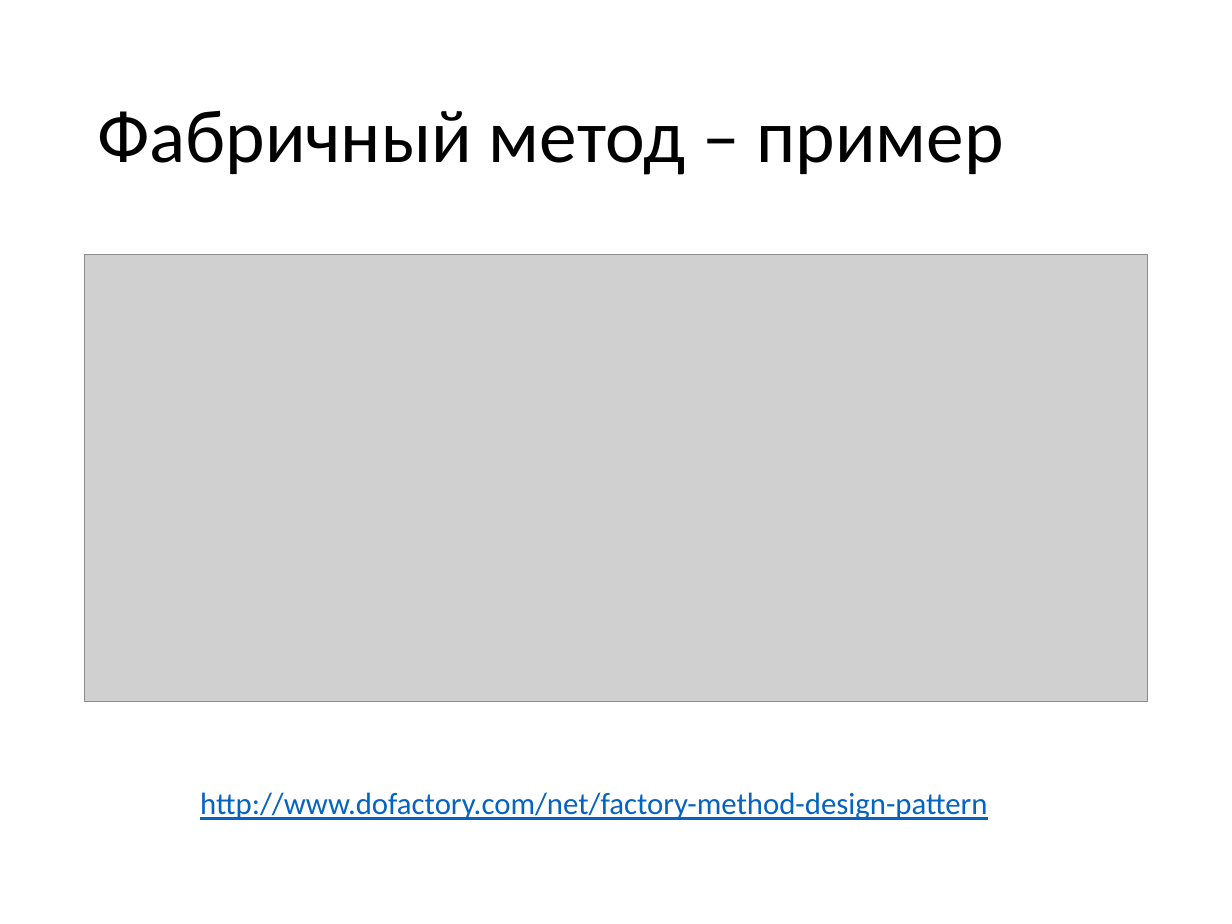
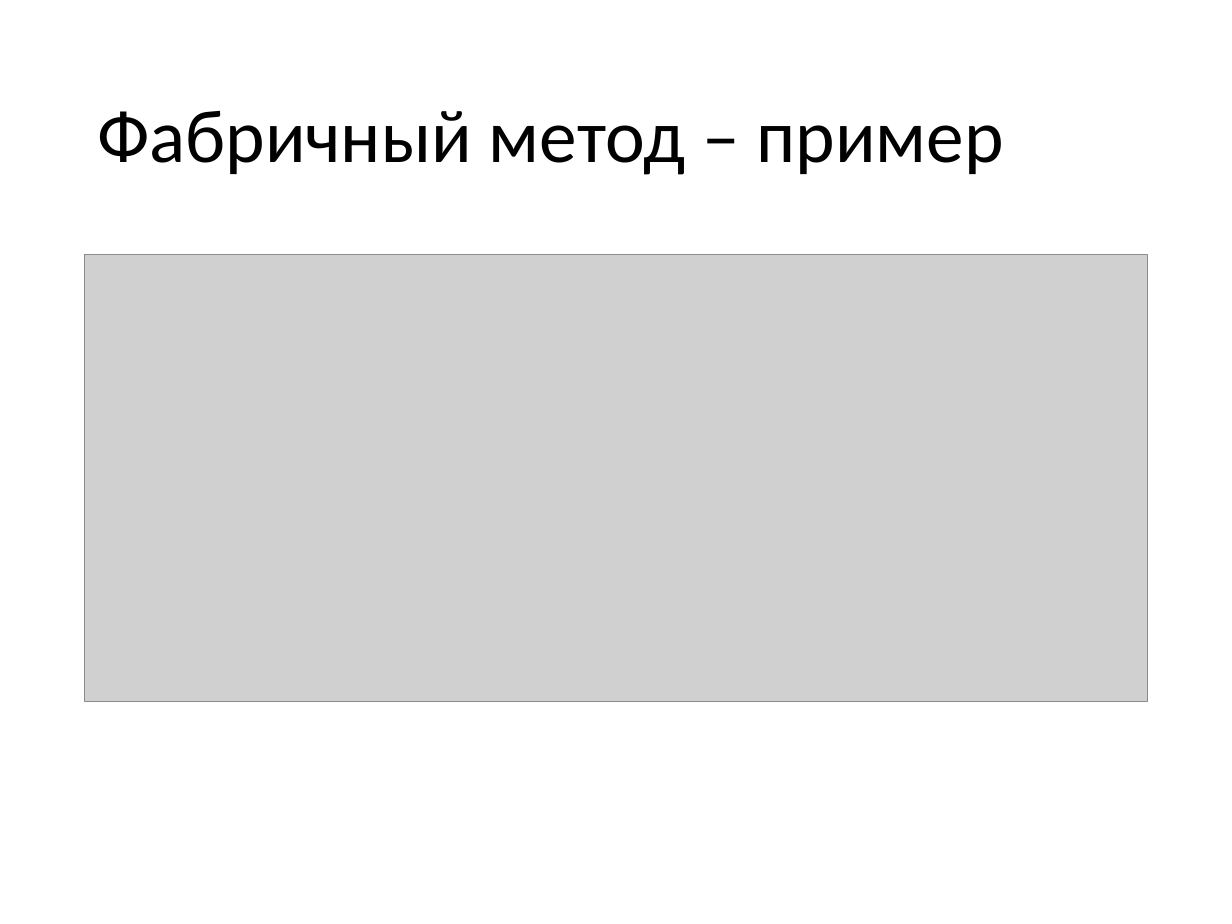
Before and after one commit to pelipas/OOP, a slide deck: slide 20 of Lecture_13_OOP_new.pptx. Drawn at 1232x924 pixels with LibreOffice and Linux fonts; fonts in the diff are those of the drawing; grey boxes stand for pictures. Boxes give left, top, right and bottom in pixels: in the first picture for what was removed or moved away, otherwise in the second. Text is boxed around its words. In the diff, an @@ line names an element or a change of style, - is before the commit and + after.

```diff
--- a/Lecture_13_OOP_new.pptx
+++ b/Lecture_13_OOP_new.pptx
@@ text removed at [200,792,987,820] @@
-http://www.dofactory.com/net/factory-method-design-pattern
```
Also in this commit, not shown: 3 other slides changed, 13 slides added, 4 other files.
